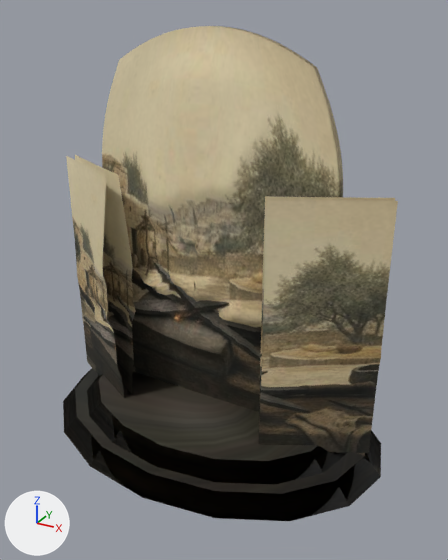
What one commit did to the glTF model assets/models/scenes/the-beginning-of-wisdom-25.glb.
Rendered twice from a 50 mm lens placed at (2.09, -3.64, 3.1), pointed at (0.11, -0.04, 1.3). The axes (+X, +Y, +Z) are drawn at lower left. The lights are the same throughout. The picture after the commit comes second.

Script lines for the objects in view, before the commit:
```python
me_paintingsculpturemesh = bpy.data.meshes.new('PaintingSculptureMesh')
me_paintingsculpturemesh.from_pydata(...)  # 4470 vertices, 8612 faces; spans x -1.38..1.38, y -0.99..0.99, z 0.0..2.99
me_paintingsculpturemesh.materials.append(mat_painterlysculpturematerial)  # picture img_image_0
ob_paintingsculpturemonument = bpy.data.objects.new('PaintingSculptureMonument', me_paintingsculpturemesh)
ob_paintingsculpturemonument.location = (0.0, 0.0, 0.0)
```
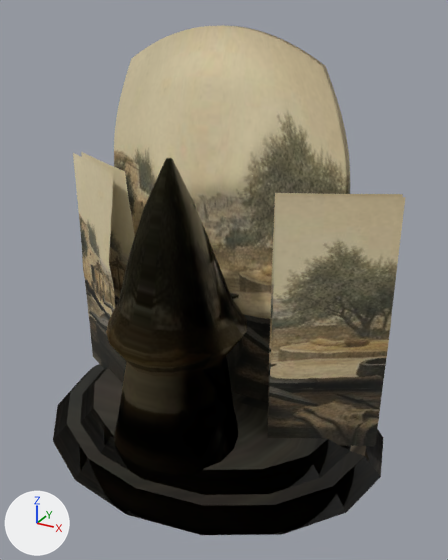
Pixel boxes (x1, y1, x2, y2) of what changed, in the pictures (448 x 560 px; the box of a moved part takes in the faces that stretch with it):
'PaintingSculptureMonument', reshaped
    before: (63, 26, 398, 521)
    after: (53, 25, 405, 535)
part 1 of me_paintingsculpturemesh, rebuilt
    before: (102, 26, 343, 412)
    after: (114, 25, 350, 403)
part 2 of me_paintingsculpturemesh, rebuilt (13% narrower)
    before: (75, 155, 136, 395)
    after: (73, 153, 126, 383)
part 3 of me_paintingsculpturemesh, rebuilt
    before: (66, 156, 124, 397)
    after: (81, 152, 135, 363)
part 4 of me_paintingsculpturemesh, rebuilt
    before: (259, 201, 398, 453)
    after: (268, 197, 405, 446)
part 5 of me_paintingsculpturemesh, rebuilt (mostly hidden)
    before: (259, 196, 395, 426)
    after: (267, 193, 403, 431)
part 6 of me_paintingsculpturemesh, added
    after: (106, 158, 247, 475)
part 7 of me_paintingsculpturemesh, moved or reshaped
    before: (63, 368, 381, 521)
    after: (53, 364, 383, 535)

What changed in the scene script:
```text
Change me_paintingsculpturemesh:
    used by ob_paintingsculpturemonument; location = (0.0, 0.0, 0.0)
    remove me_paintingsculpturemesh.from_pydata(...)  # 4470 vertices, 8612 faces; spans x -1.38..1.38, y -0.99..0.99, z 0.0..2.99
    add me_paintingsculpturemesh.from_pydata(...)  # 3934 vertices, 7552 faces; spans x -1.38..1.38, y -1.17..1.17, z 0.0..2.99
    me_paintingsculpturemesh part 1: the loose piece of 3168 vertices spanning x -1.01..1.01, y -0.28..0.19, z 0.22..2.99 is rebuilt with 2856 vertices and now spans x -1.01..1.01, y -0.13..0.33, z 0.22..2.99
    me_paintingsculpturemesh part 2: the loose piece of 308 vertices spanning x -1.25..-0.52, y -0.33..0.04, z 0.2..2.05 is rebuilt with 216 vertices and now spans x -1.31..-0.61, y -0.37..0.07, z 0.2..2.05
    me_paintingsculpturemesh part 3: the loose piece of 308 vertices spanning x -1.29..-0.59, y -0.48..-0.03, z 0.2..2.05 is rebuilt with 216 vertices and now spans x -1.27..-0.55, y -0.23..0.14, z 0.2..2.05
    me_paintingsculpturemesh part 4: the loose piece of 308 vertices spanning x 0.59..1.29, y -0.48..-0.03, z 0.2..2.05 is rebuilt with 216 vertices and now spans x 0.61..1.31, y -0.37..0.07, z 0.2..2.05
    me_paintingsculpturemesh part 5: the loose piece of 308 vertices spanning x 0.52..1.25, y -0.33..0.05, z 0.2..2.05 is rebuilt with 216 vertices and now spans x 0.55..1.27, y -0.23..0.14, z 0.2..2.05
    me_paintingsculpturemesh part 6: a new loose piece of 144 vertices spanning x -0.49..0.47, y -1.01..-0.05, z 0.24..2.26, in mat_painterlysculpturematerial (picture img_image_0)
    me_paintingsculpturemesh part 7
    56 vertices are removed from x -1.27..1.27, y -0.99..0.99, z 0.0..0.26
    96 faces are deleted
    56 vertices are added at x -1.27..1.27, y -1.17..1.17, z 0.0..0.26
    96 new faces join them
```
